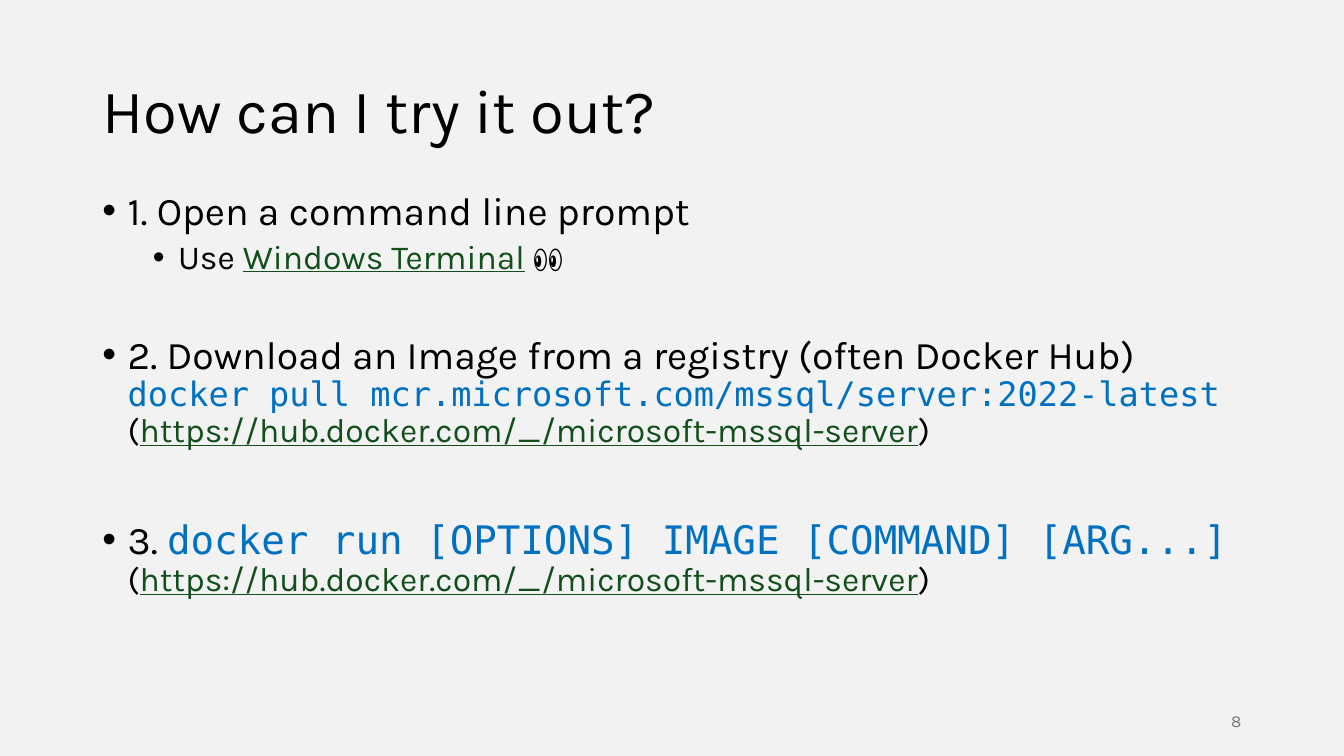
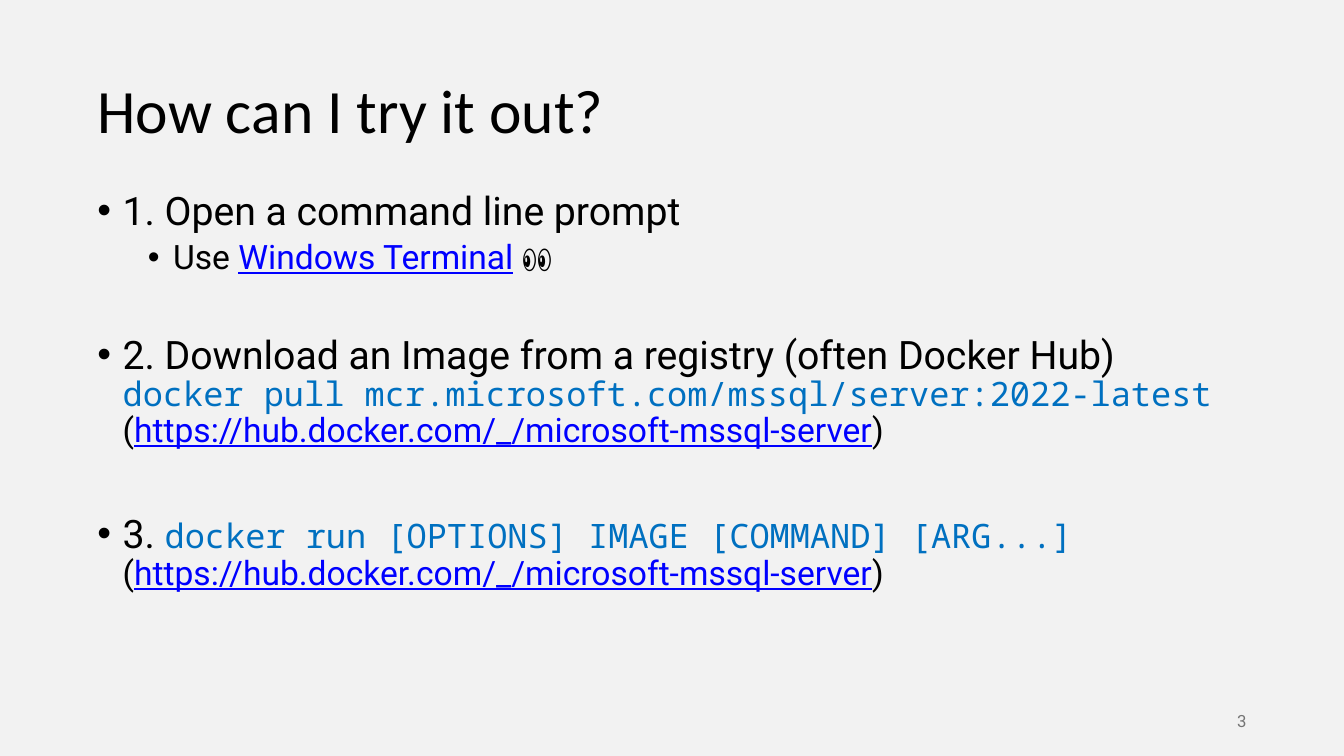
Before and after one commit to ilanham/Presentations, a slide deck: slide 3 of docker/Developing for SQL Server with Docker.pptx (slide 8 before the commit). Drawn at 1344x756 pixels with LibreOffice and Linux fonts; fonts in the diff are those of the drawing. Boxes give left, top, right and bottom in pixels: in the first picture for what was removed or moved away, otherwise in the second. Text is boxed around its words. In the diff, an @@ line names an element or a change of style, - is before the commit and + after.

Commit message:
Updated Docker slides for Tampa Fabric UG Feb 25

```diff
--- a/docker/Developing for SQL Server with Docker.pptx
+++ b/docker/Developing for SQL Server with Docker.pptx
@@ title "How can I try it ..." at (97, 90, 603, 143): font Karla to Calibri @@
@@ text "1. Open a command line ..." at (123, 195, 1212, 593): font Karla to Roboto in "1. Open a command line prompt", "Use Windows Terminal 👀", "2. Download an Image from a registry ...", "3. (https://hub.docker.com/_/microsoft-mssql-server)"; text colour #12501B to #0000FF in "Windows Terminal", "(https://hub.docker.com/_/microsoft-mssql-server)", "(https://hub.docker.com/_/microsoft-mssql-server)"; font DejaVu Sans Mono to Noto Sans Mono in "docker pull mcr.microsoft.com/mssql/server:2022-latest", "docker run [OPTIONS] IMAGE [COMMAND] [ARG...]"; size 28 to 24 pt in "docker run [OPTIONS] IMAGE [COMMAND] [ARG...]" @@
@@ page number removed at (1231, 716, 1241, 727) @@
-8
@@ page number added at (1237, 715, 1246, 727), 12 pt, text #757575 @@
+3
```
Also in this commit, not shown: 18 other slides changed, 1 slide added, 3 slides removed.
